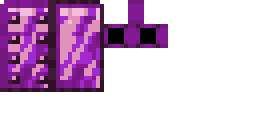
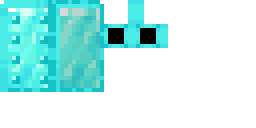
Before/after of a 256x128 layered artwork. What changed in the layer stack:
showed "netherite_block.png copy #1" over [0, 0, 168, 92]
showed "iron_shield_base_nopattern.png" over [0, 0, 168, 92]
showed "netherite_block.png copy #2" over [0, 0, 168, 92]
showed "shield_base_nopattern.png" over [0, 0, 168, 92]
showed "netherite_block.png copy" over [0, 0, 168, 92]
showed "netherite_block.png copy #14" over [0, 0, 168, 92]
showed "netherite_block.png copy #16" over [0, 0, 168, 92]
showed "netherite_block.png copy #15" over [0, 0, 168, 92]
showed "netherite_block.png copy #22" over [0, 0, 168, 92]
showed "netherite_block.png copy #21" over [0, 0, 168, 92]
showed "netherite_block.png copy #20" over [0, 0, 168, 92]
showed "netherite_block.png copy #19", painted on it over [0, 0, 168, 92]
showed "netherite_block.png copy #18" over [0, 0, 168, 92]
showed "netherite_block.png copy #17" over [0, 0, 168, 92]
